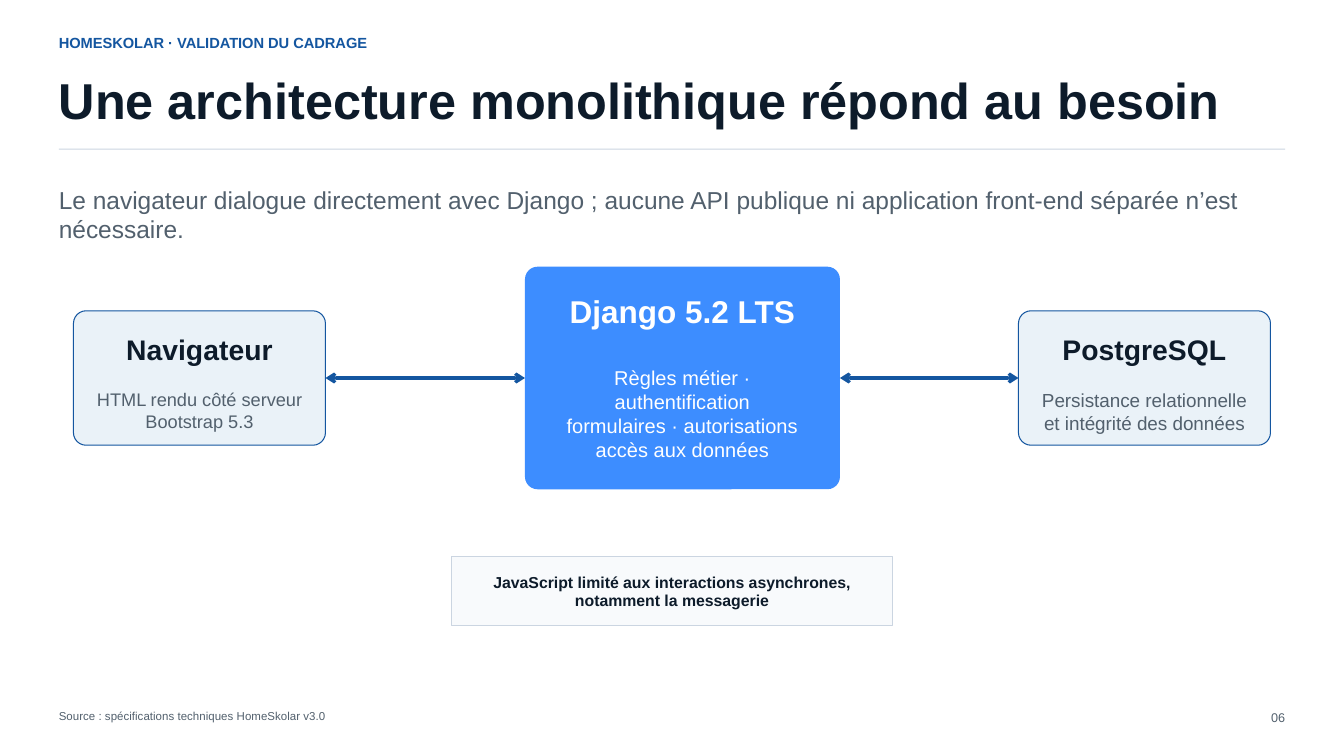
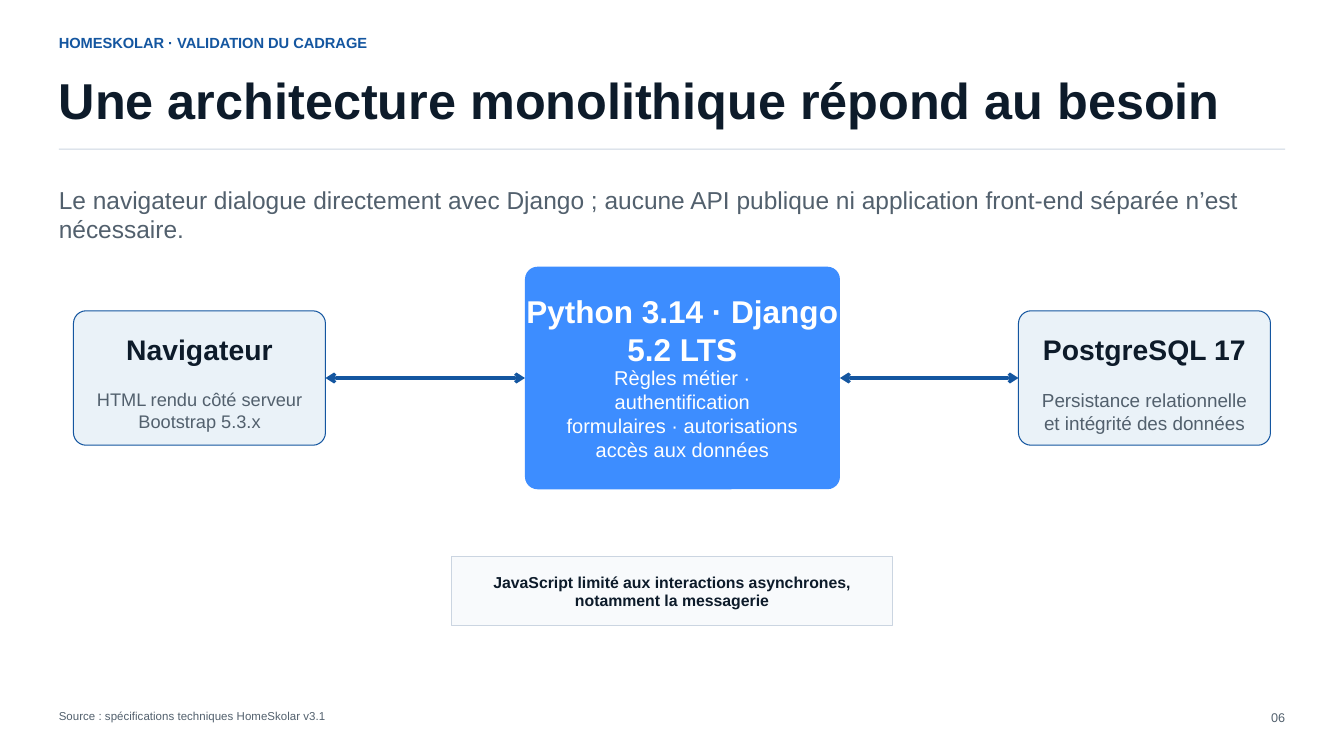
Before and after one commit to fabienhummel/OC-PY03, a slide deck: slide 6 of livrables/présentation/HomeSkolar_Presentation_Validation_Cadrage.pptx. Drawn at 1344x756 pixels with LibreOffice and Linux fonts; fonts in the diff are those of the drawing. Boxes give left, top, right and bottom in pixels: in the first picture for what was removed or moved away, otherwise in the second. Text is boxed around its words. In the diff, an @@ line names an element or a change of style, - is before the commit and + after.

```diff
--- a/livrables/présentation/HomeSkolar_Presentation_Validation_Cadrage.pptx
+++ b/livrables/présentation/HomeSkolar_Presentation_Validation_Cadrage.pptx
@@ text at (x1=526, y1=300, x2=838, y2=362): text changed @@
-Django 5.2 LTS
+Python 3.14 · Django 5.2 LTS
@@ text at (x1=1043, y1=340, x2=1246, y2=365): text changed @@
-PostgreSQL
+PostgreSQL 17
@@ text at (x1=138, y1=415, x2=260, y2=432): text changed @@
-Bootstrap 5.3
+Bootstrap 5.3.x
@@ text at (x1=59, y1=711, x2=325, y2=723): text changed @@
-Source : spécifications techniques HomeSkolar v3.0
+Source : spécifications techniques HomeSkolar v3.1
```
Also in this commit, not shown: 5 other slides changed, 1 other file.
